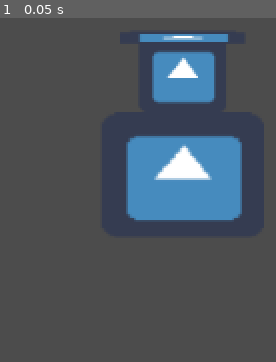
Above: before the commit, frame 1.
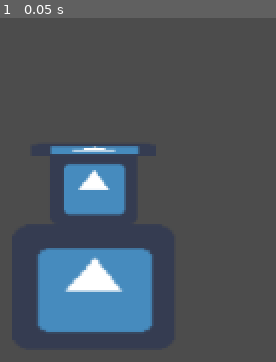
Above: after the commit, the same moment.

Repository: Fl0xy/Ludum_Dare_48
Game: Godot game, scene res://main.tscn
Two runs of this game, one before a commit and one after it. Both use one fixed random seed, a clock stepped at 60 frames per second and the inputs below. The engine's default icon, where the game draws it, is replaced by a stand-in: a white triangle on a blue panel in a dark square.
Inputs:
- Up to frame 1 (0.05 s): no input

The runs differ from the first frame. In frame 1, 29% of the frame differs, in the area x 13-88%, y 4-92%.

Commit message:
added Ambiance sound

Diff:
--- a/main.tscn
+++ b/main.tscn
@@ -1,8 +1,13 @@
-[gd_scene load_steps=2 format=2]
+[gd_scene load_steps=3 format=2]
 
 [ext_resource path="res://components/costumer/CostumerRandom.tscn" type="PackedScene" id=1]
+[ext_resource path="res://assets/sounds/AMBIENCE Cafe, 8 People, Calm, Winter, Machine Buzz, Toronto, Canada, LOOP.LRLsRs.ogg" type="AudioStream" id=2]
 
 [node name="Node2D" type="Node2D"]
-position = Vector2( 177.265, 216.436 )
 
 [node name="CostumerBase" parent="." instance=ExtResource( 1 )]
+position = Vector2( 120.136, 288.325 )
+
+[node name="AudioStreamPlayer" type="AudioStreamPlayer" parent="."]
+stream = ExtResource( 2 )
+autoplay = true
Not shown, added: assets/deep_fryer.png.import
Not shown, added: assets/gitter_ding.png.import
Not shown, added: assets/oil_boiling_f1.png.import
Not shown, added: assets/oil_boiling_f2.png.import
Not shown, added: assets/oil_boiling_f3.png.import
Not shown, added: assets/oil_boiling_f4.png.import
Not shown, added: assets/sounds/AMBIENCE Cafe, 8 People, Calm, Winter, Machine Buzz, Toronto, Canada, LOOP.LRLsRs.ogg.import
Not shown, added: assets/sounds/AMBIENCE Cafe, 8 People, Calm, Winter, Machine Buzz, Toronto, Canada, LOOP.LRLsRs.ogg
